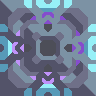
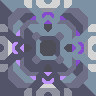
Layer changes from the first w=96, h=96 image to the second:
painted on "ion-collector.png" over [0, 0, 96, 96]
